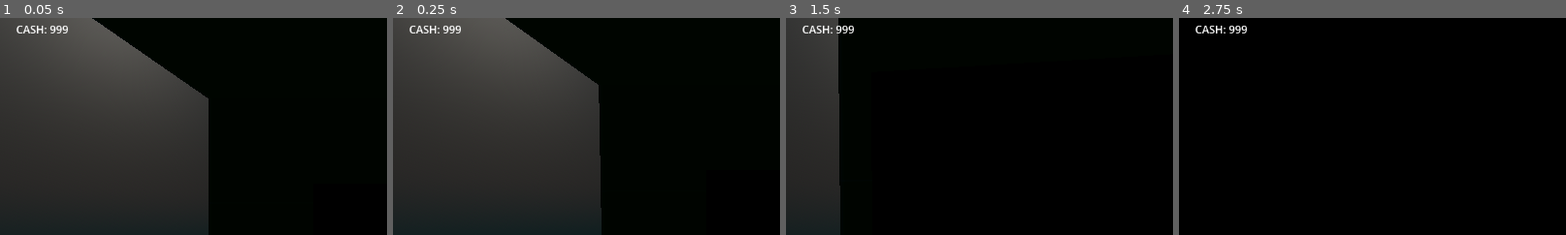
Above: before the commit, frames 1-4 (left to right).
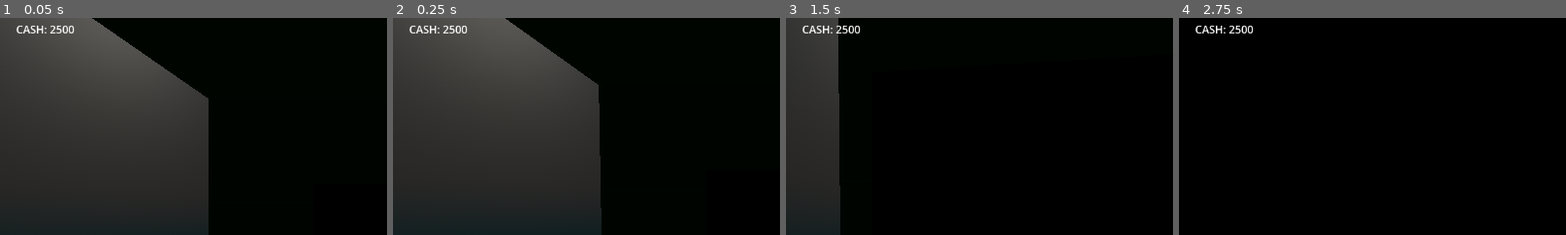
Above: after the commit, the same moments.

Repository: iSnakeBuzz/qsygame
Game: Godot game, scene res://scenes/test.tscn
The game is run twice, just before and just after one commit, with the same random seed, the same clock (stepped at 60 frames per second) and the same inputs.
Inputs (mouse positions are % of the whole screen's width and height, from its top left):
- Up to frame 1 (0.05 s): no input
- Up to frame 2 (0.25 s): no input
- Up to frame 3 (1.5 s): tap Enter (ui_accept) at 0.5, 0.77 s; move the mouse to (55, 50) at 0.52 s; press the mouse at (55, 50) at 0.53 s; hold Up (ui_up) from 0.53 s (still down); tap ` (key_0) at 0.8, 1.35 s; move the mouse to (45, 50) at 1.27 s; release the mouse at (45, 50) at 1.28 s
- Up to frame 4 (2.75 s): keep holding Up (ui_up); tap Enter (ui_accept) at 1.52 s; tap 1 (key_1) at 1.55 s; move the mouse to (52, 48) at 2.02 s; hold 1 (key_1) from 2.03 s (still down); click (52, 48) at 2.3 s
The pictures show only the part of the screen within x 0-50%, y 3-53%; the shares and areas given below are measured in that part.

The runs differ from the first frame. In frame 1, 0.1% of the frame differs, in the area x 12-20%, y 3-8%; in frame 2, 0.1%; in frame 3, 0.1%; in frame 4, 0.1%.

Commit message:
feat: implement washing machine placement system with cost and validation checks

Diff:
--- a/scenes/gui.tscn
+++ b/scenes/gui.tscn
@@ -5,11 +5,8 @@
 
 var cachedText: String
 
-# To prevent parsing strings in every frame, I just cache this to prevent cpu leaks. :)
 func _process(_delta: float) -> void:
-	if self.text == cachedText: return
-	cachedText = \"CASH: %s\" % [Game.Money];
-	self.text = cachedText
+	self.text = \"CASH: %s\" % [Game.Money]
 "
 
 [node name="GUI" type="CanvasLayer"]
--- a/scripts/GameManager.gd
+++ b/scripts/GameManager.gd
@@ -6,15 +6,16 @@
 var _machines: Array[WashingMachine]
 
 var Player: PlayerController
-var Money: int = 999
+var Money: int = 2500
 
-func purchaseWashingMachine(machine: WashingMachine) -> void:
+func purchaseWashingMachine(machine: WashingMachine) -> bool:
 	var price = _PRICES["washing_machine"]
 
 	if Money < price:
 		print("You do not have enough money to buy this machine")
-		return
+		return false
 
 	Money -= price
 	_machines.append(machine)
 	print("Dinerito updated and machine placed.")
+	return true
--- a/scripts/PlacementManager.gd
+++ b/scripts/PlacementManager.gd
@@ -10,56 +10,73 @@
 var can_place: bool = false
 
 func _process(_delta: float) -> void:
-    if not Game.Player or not Game.Player.getCollisionWith():
-        return
+	if not Game.Player or not Game.Player.getCollisionWith():
+		return
 
-    var collision = Game.Player.getCollisionWith()
+	var collision = Game.Player.getCollisionWith()
 
-    if not instance:
-        return
+	if not instance:
+		return
 
-    print("Instance position: " + str(instance.transform.origin) + " Collision position: " + str(collision))
-    instance.transform.origin = collision
+	# print("Instance position: " + str(instance.transform.origin) + " Collision position: " + str(collision))
+	instance.transform.origin = collision
 
-    can_place = instance.check_placement()
+	can_place = instance.check_placement()
 
-    var current_y = instance.rotation.y
-    var new_y = lerp_angle(current_y, target_rotation_y, _delta * rotation_speed)
-    instance.rotation.y = new_y
+	var current_y = instance.rotation.y
+	var new_y = lerp_angle(current_y, target_rotation_y, _delta * rotation_speed)
+	instance.rotation.y = new_y
 
 func _input(event: InputEvent) -> void:
-    if event is InputEventMouseButton:
-        _handle_rotate(event)
+	if event is InputEventMouseButton:
+		_handle_rotate(event)
 
-    if event is InputEventKey:
-        _handle_keys(event)
+	if event is InputEventKey:
+		_handle_keys(event)
 
 func _handle_rotate(event: InputEventMouseButton) -> void:
-    if not event.pressed:
-        return
+	if not event.pressed:
+		return
 
-    if event.button_index == MOUSE_BUTTON_WHEEL_UP:
-        target_rotation_y += deg_to_rad(90)
-    elif event.button_index == MOUSE_BUTTON_WHEEL_DOWN:
-        target_rotation_y -= deg_to_rad(90)
+	if event.button_index == MOUSE_BUTTON_WHEEL_UP:
+		target_rotation_y += deg_to_rad(90)
+	elif event.button_index == MOUSE_BUTTON_WHEEL_DOWN:
+		target_rotation_y -= deg_to_rad(90)
+	elif event.is_action_pressed("action") and can_place and instance:
+		_place()
 
 func _handle_keys(event: InputEventKey) -> void:
-    if not event.pressed:
-        return
+	if not event.pressed:
+		return
 
-    print("Can place: %s" % [can_place])
+	print("Can place: %s" % [can_place])
 
-    if event.is_action_pressed("key_1") and not placing:
-        instance = WashingMachineObject.instantiate()
-        add_child(instance)
-        placing = true
-        print("Instance created")
-    elif event.is_action_pressed("key_0") and instance:
-        instance.queue_free()
-        instance = null
-        placing = false
-        target_rotation_y = 0.0
-        print("Instance destroyed")
-    elif event.is_action_pressed("action") and can_place:
-        Game.purchaseWashingMachine(instance)
-        instance = null
+	if event.is_action_pressed("key_1") and not placing:
+		_create()
+		placing = true
+		print("Instance created")
+	elif event.is_action_pressed("key_0") and instance:
+		self._reset(true)
+		print("Instance destroyed")
+
+func _place() -> void:
+	var purchased = Game.purchaseWashingMachine(instance)
+	if not purchased:
+		self._reset(true)
+		return
+
+	instance.place()
+	self._reset(false)
+
+func _reset(delete: bool) -> void:
+	if delete:
+		instance.queue_free()
+
+	instance = null
+	placing = false
+	target_rotation_y = 0.0
+
+func _create() -> void:
+	if instance: return
+	instance = WashingMachineObject.instantiate()
+	add_child(instance)
--- a/scripts/washing_machine.gd
+++ b/scripts/washing_machine.gd
@@ -19,6 +19,10 @@
 	for mesh in meshes:
 		mesh.material_override = allowed_placement
 
+func _clean_placement() -> void:
+	for mesh in meshes:
+		mesh.material_override = null
+
 func check_placement() -> bool:
 	for ray in raycasts:
 		if not ray.is_colliding():
@@ -31,3 +35,6 @@
 
 	_allowed_placement()
 	return true
+
+func place() -> void:
+	_clean_placement()
